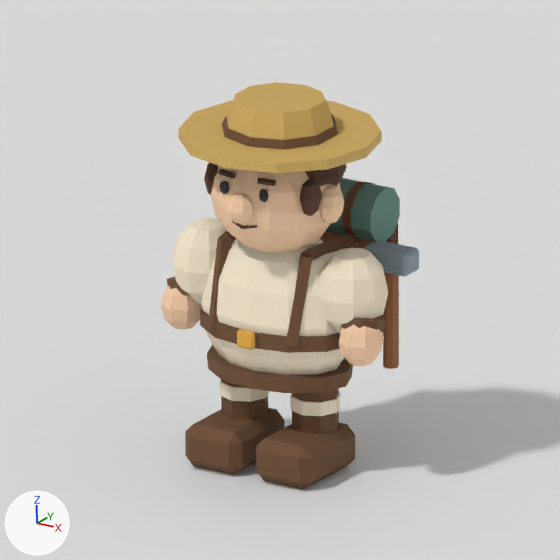
A saved change to the Blender file assets/settler/agentvillage-settler.blend.
Camera for both pictures: the file's camera 'Camera'. Lighting does not change. The marker at lower left points along +X, +Y and +Z. The picture after the commit comes second.

The first picture shows 'Bedroll', 'Belt', 'Face', 'Full tunic', 'Left boot', 'Left sleeve', 'Right boot', 'Right sleeve', 'Straw brim', 'Straw crown', 'Studio floor (not exported)', 'Tunic hem' and 30 more.
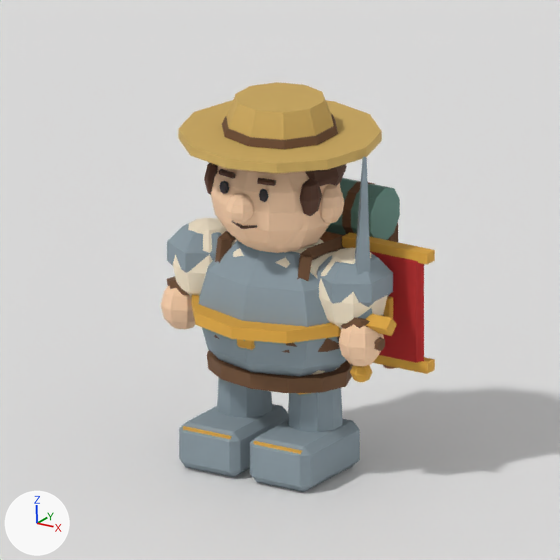
Where the change shows, as pixel boxes [x1, y1, x2, y2] in the pictures (560 x 560 px):
'Chestplate body', added: after [199, 240, 346, 377]
'Right sabaton', added: after [250, 419, 360, 492]
'Left sabaton', added: after [179, 404, 288, 477]
'Shield face', added (red): after [370, 251, 424, 363]
'Chestplate trim', added (orange): after [191, 295, 341, 343]
'Right chestplate pauldron', added: after [317, 254, 393, 307]
'Right legging', added: after [288, 366, 343, 433]
'Left legging', added: after [217, 377, 272, 418]
'Left chestplate pauldron', added: after [167, 223, 222, 273]
'Sword blade', added: after [355, 157, 372, 319]
'Shield rim top', added (orange): after [342, 232, 435, 264]
'Shield rim bottom', added (orange): after [372, 355, 435, 374]
'Sword crossguard', added (orange): after [366, 314, 397, 336]
'Sword pommel', added: after [350, 365, 372, 382]
'Right sabaton trim', added: after [253, 441, 302, 454]
'Left sabaton trim', added: after [183, 426, 232, 439]
'Shield boss', added (mostly hidden): after [384, 296, 393, 319]
'Shield grip', added: after [338, 336, 385, 351]
'Full tunic', unchanged, covered by the edit: before [201, 239, 344, 393]; after [231, 239, 338, 393]
'Right boot', unchanged, covered by the edit: before [256, 423, 355, 489]
'Right sleeve', unchanged, covered by the edit: before [317, 248, 388, 334]; after [319, 248, 388, 330]
'Left boot', unchanged, covered by the edit: before [185, 408, 285, 474]

Diff of the bpy script that builds the scene:
```diff
--- a/assets/settler/agentvillage-settler.blend.py
+++ b/assets/settler/agentvillage-settler.blend.py
@@ me_cone_023_1 @@
+me_cone_023_1.from_pydata([(0.0, 0.016, -0.105), (0.0, 0.003, 0.105), (0.016, 0.0, -0.105), (0.003, 0.0, 0.105), (0.0, -0.016, -0.105), (0.0, -0.003, 0.105), (-0.016, 0.0, -0.105), (-0.003, 0.0, 0.105)], [], [(0, 1, 3, 2), (2, 3, 5, 4), (3, 1, 7, 5), (4, 5, 7, 6), (6, 7, 1, 0), (0, 2, 4, 6)])
+me_cone_023_1.materials.append(mat_steel)  # grey #87969e
@@ me_cone_022_1 @@
+me_cone_022_1.from_pydata([(0.0, 0.012, -0.045), (0.0, 0.012, 0.045), (0.012, 0.0, -0.045), (0.012, 0.0, 0.045), (0.0, -0.012, -0.045), (0.0, -0.012, 0.045), (-0.012, 0.0, -0.045), (-0.012, 0.0, 0.045)], [], [(0, 1, 3, 2), (2, 3, 5, 4), (3, 1, 7, 5), (4, 5, 7, 6), (6, 7, 1, 0), (0, 2, 4, 6)])
+me_cone_022_1.materials.append(mat_brass)  # orange #d9a33d
@@ ob_right_sabaton_trim @@
+ob_right_sabaton_trim = bpy.data.objects.new('Right sabaton trim', me_cube_015)  # a box spanning x -0.035..0.035, y -0.01..0.01, z -0.006..0.006; in mat_brass (orange #d9a33d)
+ob_right_sabaton_trim.location = (0.052, -0.08, 0.05)
@@ ob_right_sabaton @@
+ob_right_sabaton = bpy.data.objects.new('Right sabaton', me_cube_014)  # 24 vertices, 26 faces; spans x -0.045..0.045, y -0.0675..0.0675, z -0.03..0.03; in mat_steel (grey #87969e)
+ob_right_sabaton.location = (0.052, -0.025, 0.03)
@@ ob_right_legging @@
+ob_right_legging = bpy.data.objects.new('Right legging', me_cone_028_1)  # a 10-sided cut cone along z (radius 0.036 at the low end, 0.032 at the high end) spanning x -0.0342..0.0342, y -0.036..0.036, z -0.046..0.046; in mat_steel (grey #87969e)
+ob_right_legging.location = (0.052, 0.0, 0.094)
+ob_right_legging.rotation_euler = (0.0, 0.0, -3.142)  # degrees (0, 0, -180)
@@ ob_left_sabaton_trim @@
+ob_left_sabaton_trim = bpy.data.objects.new('Left sabaton trim', me_cube_015.copy())
+ob_left_sabaton_trim.location = (-0.052, -0.08, 0.05)
@@ ob_left_sabaton @@
+ob_left_sabaton = bpy.data.objects.new('Left sabaton', me_cube_014.copy())
+ob_left_sabaton.location = (-0.052, -0.025, 0.03)
@@ ob_left_legging @@
+ob_left_legging = bpy.data.objects.new('Left legging', me_cone_028_1.copy())
+ob_left_legging.location = (-0.052, 0.0, 0.094)
+ob_left_legging.rotation_euler = (0.0, 0.0, -3.142)  # degrees (0, 0, -180)
@@ ob_right_chestplate_pauldron @@
+ob_right_chestplate_pauldron = bpy.data.objects.new('Right chestplate pauldron', me_sphere_018)  # a UV sphere (6 segments, 5 rings, poles along z) spanning x -0.82..0.82, y -0.95..0.95, z -1.0..1.0; in mat_steel (grey #87969e)
+ob_right_chestplate_pauldron.location = (0.108, 0.0, 0.258)
+ob_right_chestplate_pauldron.scale = (0.052, 0.053, 0.04)
@@ ob_left_chestplate_pauldron @@
+ob_left_chestplate_pauldron = bpy.data.objects.new('Left chestplate pauldron', me_sphere_017)  # a UV sphere (6 segments, 5 rings, poles along z) spanning x -0.82..0.82, y -0.95..0.95, z -1.0..1.0; in mat_steel (grey #87969e)
+ob_left_chestplate_pauldron.location = (-0.108, 0.0, 0.258)
+ob_left_chestplate_pauldron.scale = (0.052, 0.053, 0.04)
@@ ob_chestplate_trim @@
+ob_chestplate_trim = bpy.data.objects.new('Chestplate trim', me_cone_025_1)  # a 10-sided cylinder along z spanning x -0.108..0.108, y -0.114..0.114, z -0.008..0.008; in mat_brass (orange #d9a33d)
+ob_chestplate_trim.location = (0.0, 0.0, 0.204)
+ob_chestplate_trim.rotation_euler = (0.0, 0.0, -3.142)  # degrees (0, 0, -180)
@@ ob_chestplate_body @@
+ob_chestplate_body = bpy.data.objects.new('Chestplate body', me_sphere_016)  # a UV sphere (8 segments, 6 rings, poles along z) spanning x -1.0..1.0, y -1.0..1.0, z -1.0..1.0; in mat_steel (grey #87969e)
+ob_chestplate_body.location = (0.0, -0.006, 0.204)
+ob_chestplate_body.scale = (0.116, 0.083, 0.102)
@@ ob_shield_grip @@
+ob_shield_grip = bpy.data.objects.new('Shield grip', me_cone_024_1)  # a 6-sided cylinder along z spanning x -0.0078..0.0078, y -0.009..0.009, z -0.03..0.03; in mat_trim (brown #6b4a2f)
+ob_shield_grip.location = (0.131, -0.018, 0.19)
+ob_shield_grip.rotation_euler = (1.571, 0.0, 1.571)  # degrees (90, 0, 90)
@@ ob_shield_boss @@
+ob_shield_boss = bpy.data.objects.new('Shield boss', me_cube_011)  # a box spanning x -0.014..0.014, y -0.007..0.007, z -0.014..0.014; in mat_brass (orange #d9a33d)
+ob_shield_boss.location = (0.131, 0.032, 0.22)
@@ ob_shield_rim_bottom @@
+ob_shield_rim_bottom = bpy.data.objects.new('Shield rim bottom', me_cube_010)  # a box spanning x -0.0625..0.0625, y -0.009..0.009, z -0.007..0.007; in mat_brass (orange #d9a33d)
+ob_shield_rim_bottom.location = (0.131, 0.046, 0.147)
@@ ob_shield_rim_top @@
+ob_shield_rim_top = bpy.data.objects.new('Shield rim top', me_cube_010.copy())
+ob_shield_rim_top.location = (0.131, 0.046, 0.292)
@@ ob_shield_face @@
+ob_shield_face = bpy.data.objects.new('Shield face', me_cube_008_1)  # 24 vertices, 26 faces; spans x -0.055..0.055, y -0.007..0.007, z -0.0725..0.0725; in mat_crimson (red #b22222)
+ob_shield_face.location = (0.131, 0.042, 0.22)
@@ ob_sword_blade @@
+ob_sword_blade = bpy.data.objects.new('Sword blade', me_cone_023_1)
+ob_sword_blade.location = (0.131, -0.014, 0.325)
+ob_sword_blade.rotation_euler = (0.0381, 0.0, -3.142)  # degrees (2.2, 0, -180)
@@ ob_sword_crossguard @@
+ob_sword_crossguard = bpy.data.objects.new('Sword crossguard', me_cone_022_1)
+ob_sword_crossguard.location = (0.131, -0.018, 0.216)
+ob_sword_crossguard.rotation_euler = (1.571, 0.0, 1.571)  # degrees (90, 0, 90)
@@ ob_sword_pommel @@
+ob_sword_pommel = bpy.data.objects.new('Sword pommel', me_sphere_015_1)  # a UV sphere (6 segments, 4 rings, poles along z) spanning x -0.87..0.87, y -1.0..1.0, z -1.0..1.0; in mat_brass (orange #d9a33d)
+ob_sword_pommel.location = (0.131, -0.018, 0.148)
+ob_sword_pommel.scale = (0.014, 0.014, 0.014)
```
